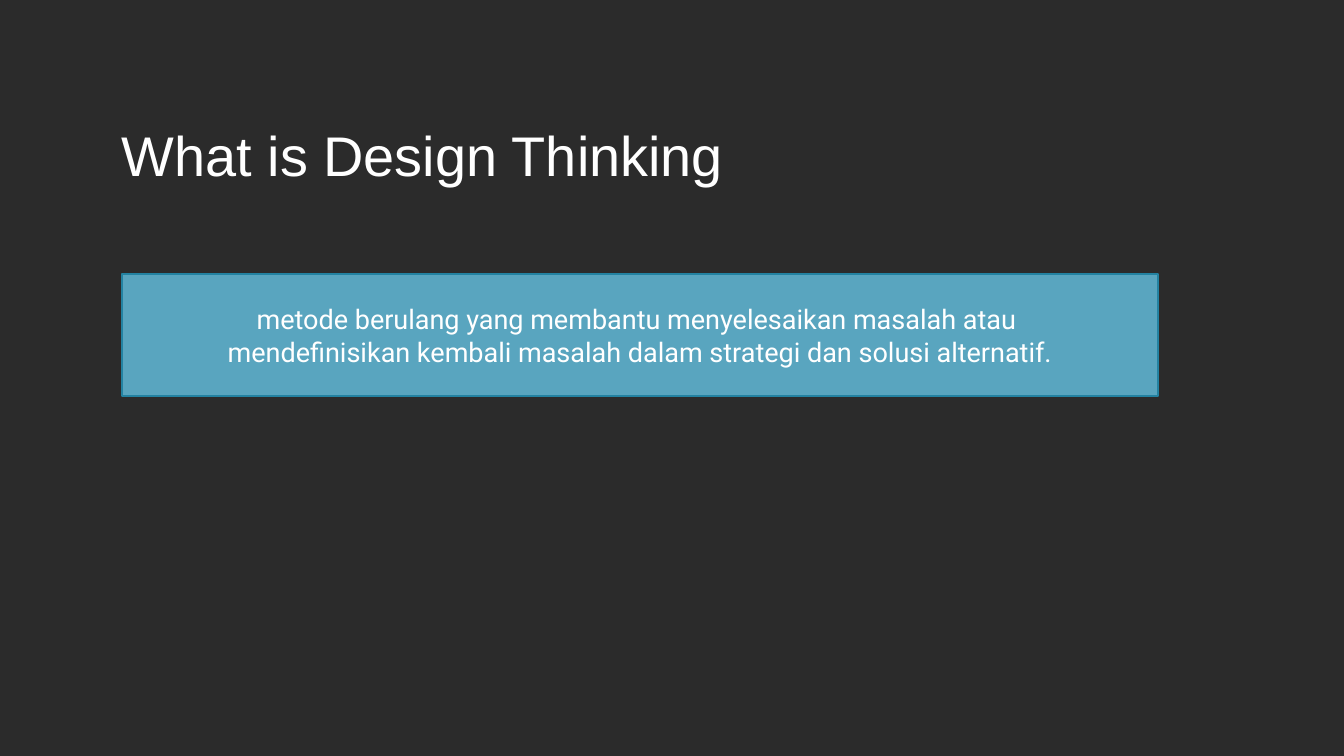
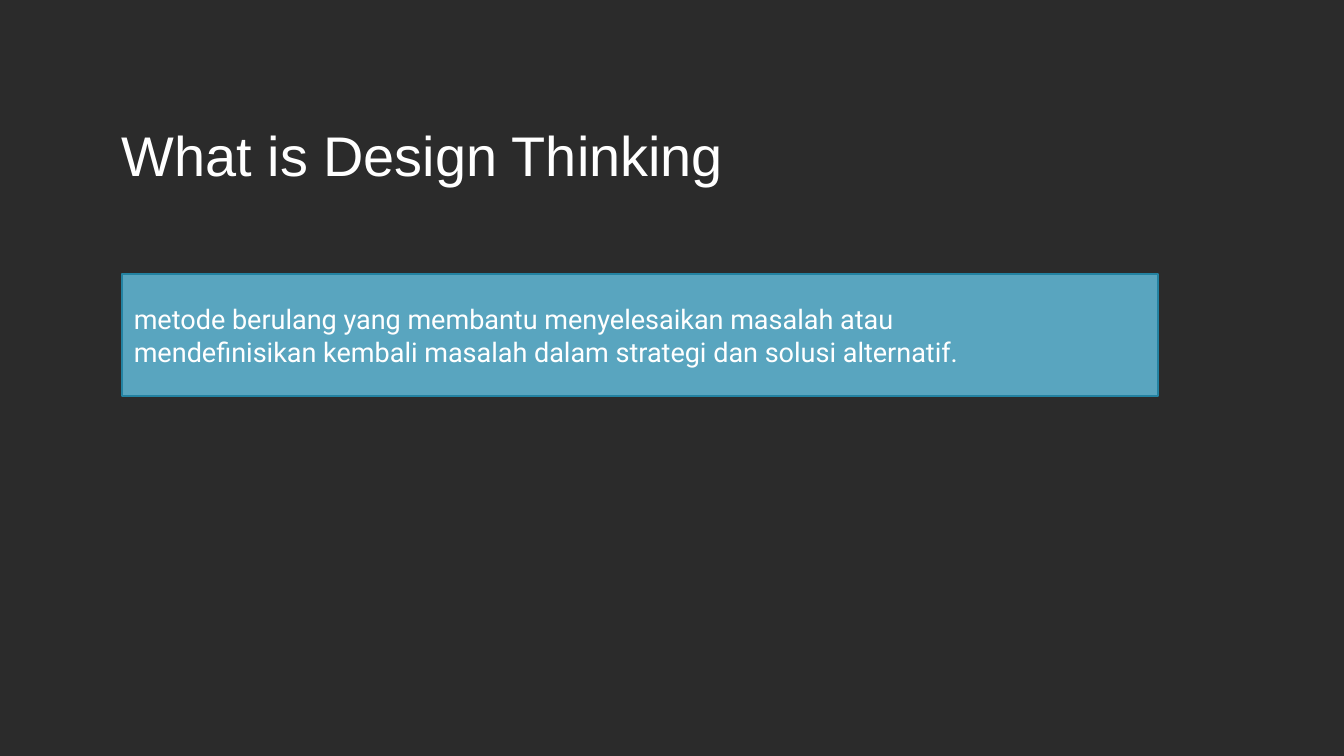
Before and after one commit to jejaksaid/course-flc, a slide deck: slide 5 of design thinking/slide.odp. Drawn at 1344x756 pixels with LibreOffice and Linux fonts; fonts in the diff are those of the drawing; background and template pictures are left out; a plain dark background stands for a picture behind light text. Boxes give left, top, right and bottom in pixels: in the first picture for what was removed or moved away, otherwise in the second. Text is boxed around its words. In the diff, an @@ line names an element or a change of style, - is before the commit and + after.

Commit message:
edited design thinking

```diff
--- a/design thinking/slide.odp
+++ b/design thinking/slide.odp
@@ rectangle "metode berulang yang membantu menyelesaikan ..." at (x1=122, y1=274, x2=1159, y2=396): alignment centre to left @@
```
Also in this commit, not shown: 1 other slide changed, 2 other files.
